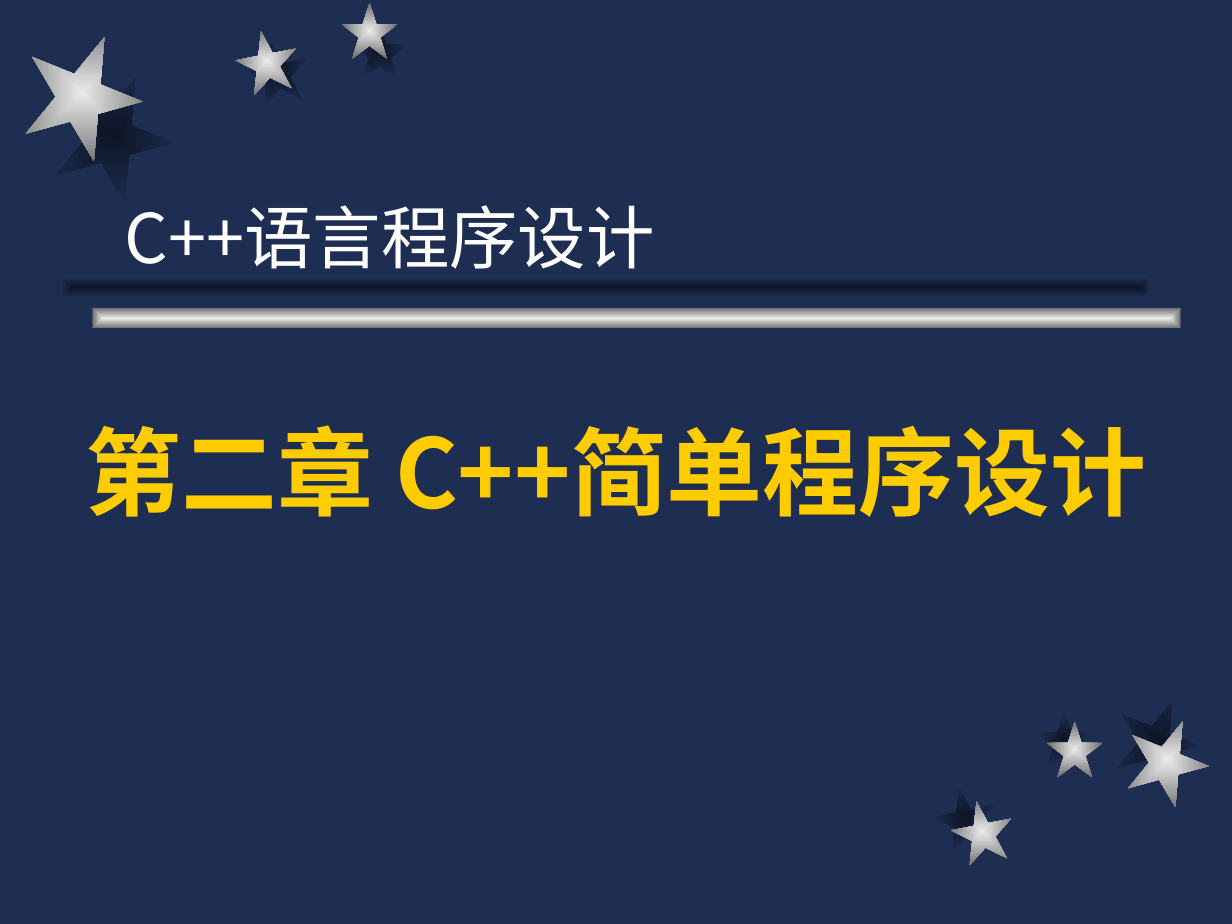
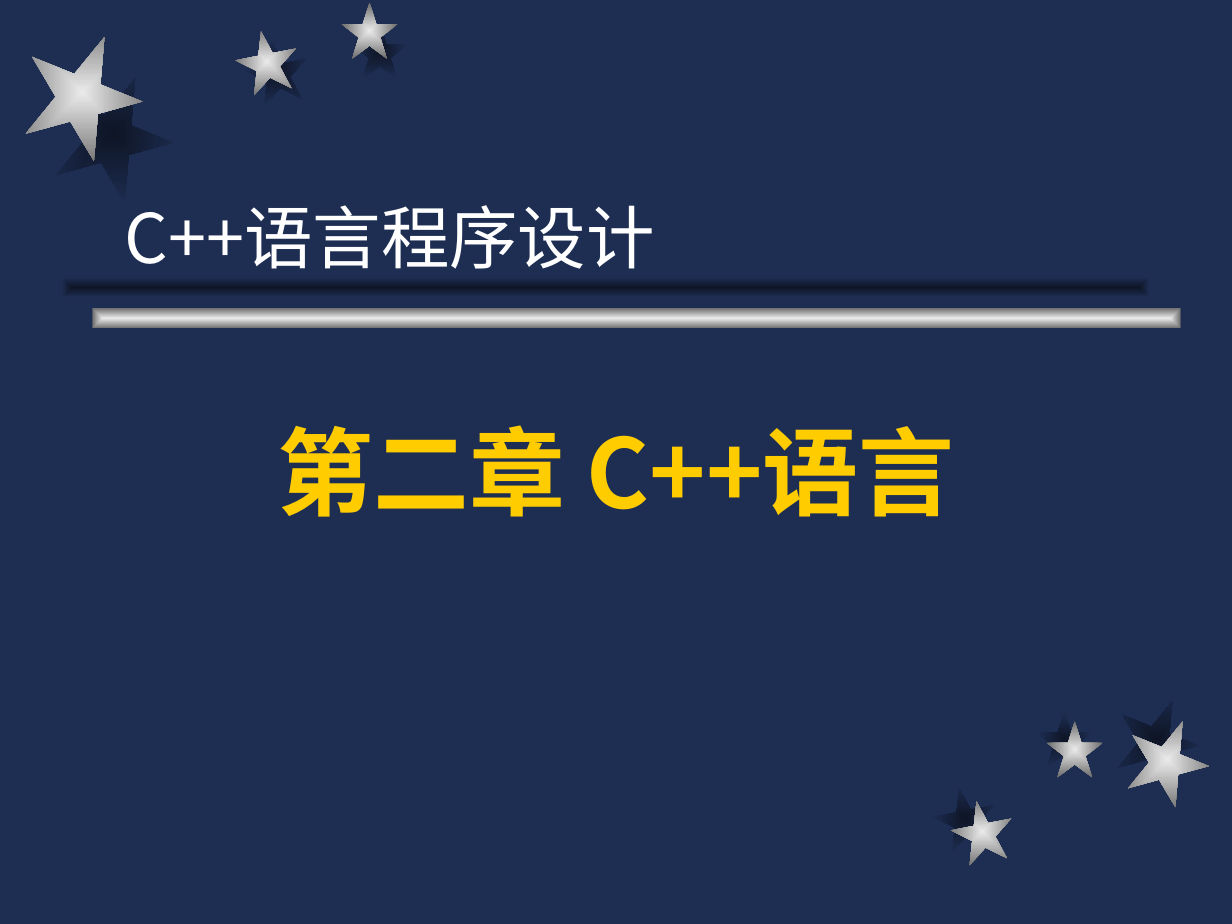
Before and after one commit to cugwhp/OOPCPP, a slide deck: slide 1 of 02.PPT/Ch2-C++语言概述/c++2.ppt. Drawn at 1232x924 pixels with LibreOffice and Linux fonts; fonts in the diff are those of the drawing. Boxes give left, top, right and bottom in pixels: in the first picture for what was removed or moved away, otherwise in the second. Text is boxed around its words. In the diff, an @@ line names an element or a change of style, - is before the commit and + after.

```diff
--- a/02.PPT/Ch2-C++语言概述/c++2.ppt
+++ b/02.PPT/Ch2-C++语言概述/c++2.ppt
@@ title at (x1=277, y1=425, x2=955, y2=517): text changed @@
-第二章 C++简单程序设计
+第二章 C++语言
```
Also in this commit, not shown: 2 other slides changed, 1 slide removed, 4 other files.
